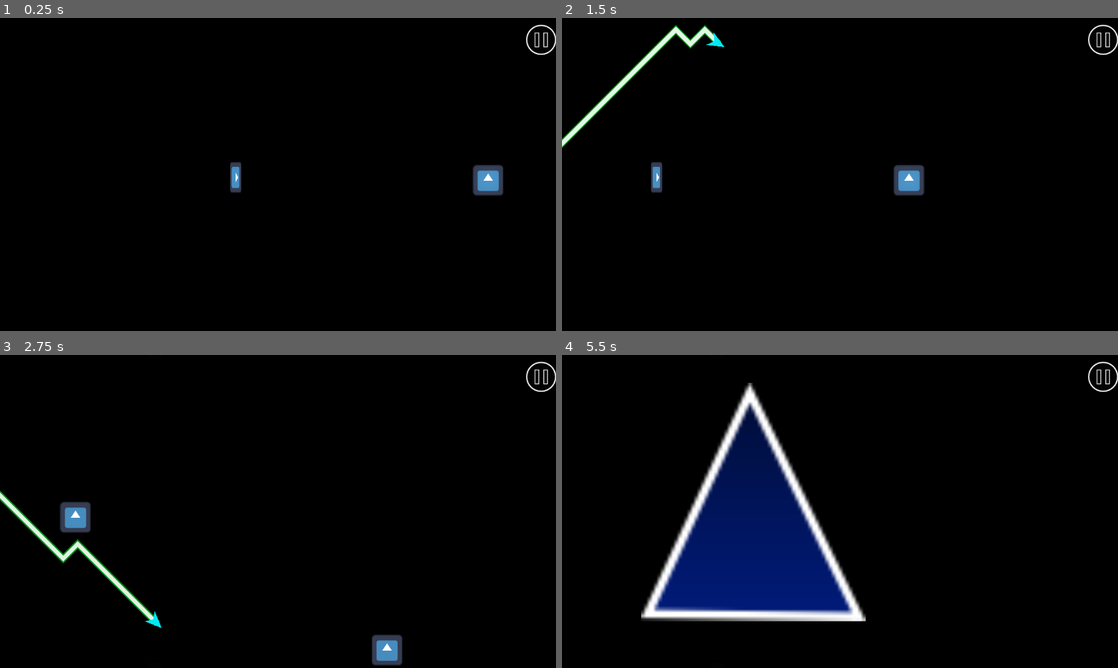
Above: before the commit, frames 1-4 (two rows, left to right).
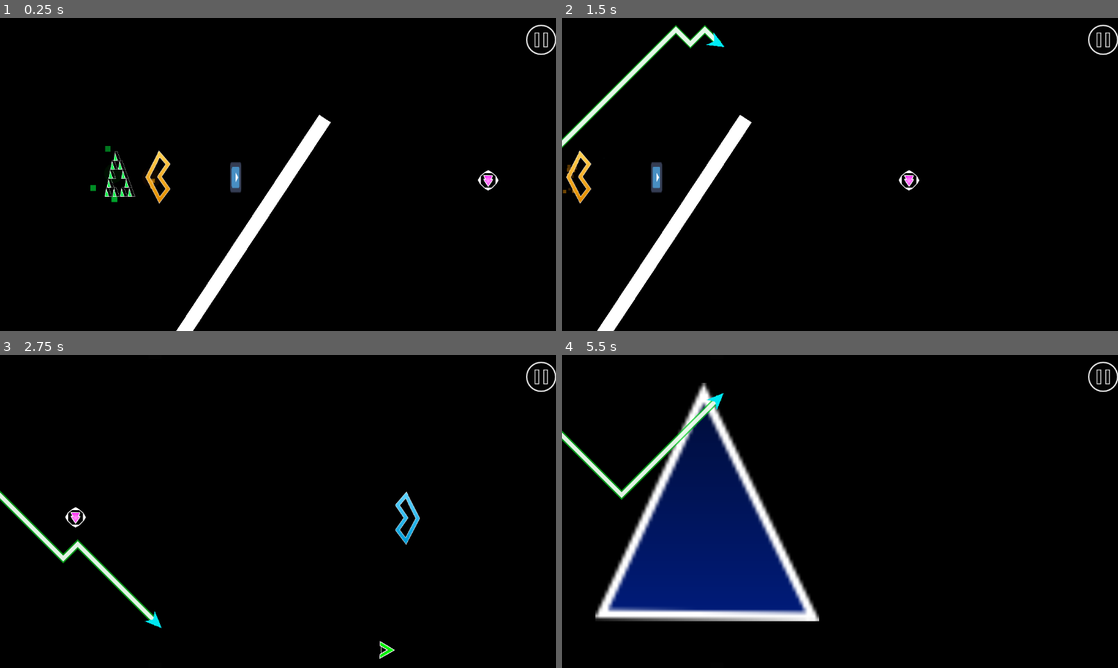
Above: after the commit, the same moments.

Repository: Kosm0-o/waveometry-dash
Game: Godot game, scene res://scenes/game.tscn
The game is run twice, just before and just after one commit, with the same random seed, the same clock (stepped at 60 frames per second) and the same inputs. The engine's default icon, where the game draws it, is replaced by a stand-in: a white triangle on a blue panel in a dark square.
Inputs (mouse positions are in pixels of both pictures, inside the frame that each line leads up to):
- Up to frame 1 (0.25 s): no input
- Up to frame 2 (1.5 s): tap Enter at 0.5 s; move the mouse to (962, 158) at 0.52 s; press the mouse at (962, 158) at 0.53 s; hold Right 0.53-1.28 s; move the mouse to (728, 190) at 1.27 s; release the mouse at (728, 190) at 1.28 s; hold Down from 1.28 s (still down); click (728, 190) at 1.35 s
- Up to frame 3 (2.75 s): move the mouse to (333, 442) at 2.02 s; release Down at 2.03 s; hold Right from 2.03 s (still down); hold ` (ldm) from 2.03 s (still down); click (333, 442) at 2.3 s
- Up to frame 4 (5.5 s): move the mouse to (812, 574) at 2.77 s; release Right at 2.78 s; release ` (ldm) at 2.78 s; hold Up 2.78-3.53 s; tap Alt at 2.85 s; click (812, 574) at 3.05 s; move the mouse to (1006, 558) at 3.52 s; press the mouse at (1006, 558) at 3.53 s; hold Left 3.53-5.03 s; tap Shift at 3.6 s; move the mouse to (673, 464) at 4.27 s; release the mouse at (673, 464) at 4.28 s; click (673, 464) at 4.35 s; move the mouse to (867, 511) at 5.02 s; press the mouse at (867, 511) at 5.03 s; hold Down from 5.03 s (still down)

The runs differ from the first frame. In frame 1, 3.2% of the frame differs, in the area x 16-91%, y 30-100%; in frame 2, 3.0%; in frame 3, 1.4%; in frame 4, 16%, in the area x 0-55%, y 8-86%.

Commit message:
orbs sprites + orbs fix
pushing before trying to fix slopes

Diff:
--- a/scenes/game.tscn
+++ b/scenes/game.tscn
@@ -8,6 +8,7 @@
 [ext_resource type="Script" uid="uid://ditedlujyd1k2" path="res://scripts/gamegui.gd" id="5_kvuet"]
 [ext_resource type="PackedScene" uid="uid://dtqy8g00cuqob" path="res://scenes/spike.tscn" id="6_p57ef"]
 [ext_resource type="Texture2D" uid="uid://b3rl17jtvbpoq" path="res://assets/pausemenuspritesheet.png" id="6_trtic"]
+[ext_resource type="PackedScene" uid="uid://w8nqdwu7crdh" path="res://scenes/sizeportal.tscn" id="7_ca42v"]
 [ext_resource type="PackedScene" uid="uid://de38yi3l0x16g" path="res://scenes/dualportal.tscn" id="8_gee14"]
 [ext_resource type="PackedScene" uid="uid://dcnw2ni1n582x" path="res://scenes/gamemodeportal.tscn" id="9_0tnpc"]
 [ext_resource type="PackedScene" uid="uid://cv8gnfhudm0yc" path="res://scenes/teleportal.tscn" id="11_kvpfn"]
@@ -219,7 +220,7 @@
 
 [node name="Borders" type="Node2D" parent="Map"]
 modulate = Color(1, 1, 1, 0.00784314)
-position = Vector2(-515, 0)
+position = Vector2(-510, 0)
 
 [node name="border" parent="Map/Borders" instance=ExtResource("14_trtic")]
 position = Vector2(0, 655)
@@ -241,11 +242,9 @@
 scale = Vector2(13.87, 13.87)
 
 [node name="dualportal" parent="Map" instance=ExtResource("8_gee14")]
-visible = false
-position = Vector2(1499, 31)
+position = Vector2(200, 18)
 
 [node name="dualportal2" parent="Map" instance=ExtResource("8_gee14")]
-visible = false
 position = Vector2(2937, 31)
 dual = 1
 
@@ -264,10 +263,11 @@
 
 [node name="Orb" parent="Map" instance=ExtResource("13_kvuet")]
 position = Vector2(1566, 24)
+orb = 4
 
 [node name="Orb2" parent="Map" instance=ExtResource("13_kvuet")]
 position = Vector2(2857, 574)
-orb = 5
+orb = 6
 
 [node name="mirrorportal" parent="Map" instance=ExtResource("14_ir15t")]
 visible = false
@@ -278,6 +278,14 @@
 rotation = 1.5708
 pad = 4
 
+[node name="sizeportal" parent="Map" instance=ExtResource("7_ca42v")]
+position = Vector2(43, 0)
+
+[node name="block" parent="Map" instance=ExtResource("14_trtic")]
+position = Vector2(348, 587)
+rotation = 2.15548
+scale = Vector2(33.96, 1)
+
 [connection signal="toggled" from="GUI/PauseMenu/Buttons/HboxContainer/PracticeModeBtn" to="GUI" method="_on_practice_mode_btn_toggled"]
 [connection signal="pressed" from="GUI/PauseMenu/Buttons/HboxContainer/MenuBtn" to="GUI" method="_on_menu_btn_pressed"]
 [connection signal="pressed" from="GUI/PauseMenu/Buttons/HboxContainer/RestartBtn" to="GUI" method="_on_restart_btn_pressed"]
--- a/scenes/orb.tscn
+++ b/scenes/orb.tscn
@@ -1,16 +1,104 @@
-[gd_scene load_steps=5 format=3 uid="uid://fa7xrx36wu6v"]
+[gd_scene load_steps=13 format=3 uid="uid://fa7xrx36wu6v"]
 
-[ext_resource type="Texture2D" uid="uid://ccfbw316dc6xv" path="res://icon.svg" id="1_ktqa0"]
 [ext_resource type="Script" uid="uid://nviuj3ou2t6b" path="res://scripts/orb.gd" id="1_ubfm6"]
+[ext_resource type="Texture2D" uid="uid://bpf2svg517x6b" path="res://assets/orbsspritesheet.png" id="2_ubfm6"]
+
+[sub_resource type="AtlasTexture" id="AtlasTexture_g6cbt"]
+atlas = ExtResource("2_ubfm6")
+region = Rect2(0, 554, 279, 277)
+
+[sub_resource type="AtlasTexture" id="AtlasTexture_vnh3v"]
+atlas = ExtResource("2_ubfm6")
+region = Rect2(0, 0, 279, 277)
+
+[sub_resource type="AtlasTexture" id="AtlasTexture_fguff"]
+atlas = ExtResource("2_ubfm6")
+region = Rect2(837, 0, 279, 277)
+
+[sub_resource type="AtlasTexture" id="AtlasTexture_g1tib"]
+atlas = ExtResource("2_ubfm6")
+region = Rect2(0, 277, 279, 277)
+
+[sub_resource type="AtlasTexture" id="AtlasTexture_gsofs"]
+atlas = ExtResource("2_ubfm6")
+region = Rect2(279, 277, 279, 277)
+
+[sub_resource type="AtlasTexture" id="AtlasTexture_eovkk"]
+atlas = ExtResource("2_ubfm6")
+region = Rect2(558, 277, 279, 277)
+
+[sub_resource type="AtlasTexture" id="AtlasTexture_j4wqc"]
+atlas = ExtResource("2_ubfm6")
+region = Rect2(837, 277, 279, 277)
+
+[sub_resource type="AtlasTexture" id="AtlasTexture_n86rm"]
+atlas = ExtResource("2_ubfm6")
+region = Rect2(558, 0, 279, 277)
 
 [sub_resource type="SpriteFrames" id="SpriteFrames_ubfm6"]
 animations = [{
 "frames": [{
 "duration": 1.0,
-"texture": ExtResource("1_ktqa0")
+"texture": SubResource("AtlasTexture_g6cbt")
 }],
 "loop": false,
-"name": &"default",
+"name": &"blue",
+"speed": 0.0
+}, {
+"frames": [{
+"duration": 1.0,
+"texture": SubResource("AtlasTexture_vnh3v")
+}],
+"loop": false,
+"name": &"dash",
+"speed": 0.0
+}, {
+"frames": [{
+"duration": 1.0,
+"texture": SubResource("AtlasTexture_fguff")
+}],
+"loop": false,
+"name": &"drop",
+"speed": 0.0
+}, {
+"frames": [{
+"duration": 1.0,
+"texture": SubResource("AtlasTexture_g1tib")
+}],
+"loop": false,
+"name": &"pink",
+"speed": 0.0
+}, {
+"frames": [{
+"duration": 1.0,
+"texture": SubResource("AtlasTexture_gsofs")
+}],
+"loop": false,
+"name": &"pinkdash",
+"speed": 0.0
+}, {
+"frames": [{
+"duration": 1.0,
+"texture": SubResource("AtlasTexture_eovkk")
+}],
+"loop": false,
+"name": &"red",
+"speed": 0.0
+}, {
+"frames": [{
+"duration": 1.0,
+"texture": SubResource("AtlasTexture_j4wqc")
+}],
+"loop": false,
+"name": &"spider",
+"speed": 0.0
+}, {
+"frames": [{
+"duration": 1.0,
+"texture": SubResource("AtlasTexture_n86rm")
+}],
+"loop": false,
+"name": &"yellow",
 "speed": 0.0
 }]
 
@@ -18,11 +106,13 @@
 size = Vector2(147, 148)
 
 [node name="Orb" type="Area2D"]
+scale = Vector2(0.8, 0.8)
 collision_layer = 2
 script = ExtResource("1_ubfm6")
 
 [node name="AnimatedSprite2D" type="AnimatedSprite2D" parent="."]
 sprite_frames = SubResource("SpriteFrames_ubfm6")
+animation = &"blue"
 
 [node name="CollisionShape2D" type="CollisionShape2D" parent="."]
 position = Vector2(1.5, 0)
--- a/scripts/orb.gd
+++ b/scripts/orb.gd
@@ -44,7 +44,7 @@
 var p
 
 func _ready() -> void:
-	pass
+	$AnimatedSprite2D.play(orb_data[orb].name)
 
 func _process(delta: float) -> void:
 	var getp = get_overlapping_bodies()
@@ -61,12 +61,15 @@
 				getp.front().angle *= orb_data[orb].angle_mult
 
 			ORBS.DASH, ORBS.PINKDASH:
-				p = getp.front()
-	if p != null:
-		var m : int = 1 if orb == ORBS.DASH else -1
-		if Input.is_action_pressed("click"):
-			p.dashing = true
-		else:
-			p.angle *= m
-			p.dashing = false
-			p = null
+				var m : int = 1 if orb == ORBS.DASH else -1
+				getp.front().dashing.active = true
+				getp.front().dashing.mult = m
+		size_tween()
+
+
+func size_tween():
+	var tween = create_tween().set_ease(Tween.EASE_IN).set_trans(Tween.TRANS_CUBIC)
+	var og_scale = scale
+	tween.tween_property(self, "scale", Vector2.ONE, 0.2)
+	tween.tween_property(self, "scale", og_scale, 0.2)
+	await tween.finished
--- a/scripts/player.gd
+++ b/scripts/player.gd
@@ -21,7 +21,7 @@
 const respawn_cooldown : float = 0.4
 var y_boost : float = 0.0 # for jump pads
 var orbing : bool = false
-var dashing : bool = false
+var dashing : Dictionary = {"active": false, "mult": 1.0}
 var downsliding : bool = false
 var upsliding : bool = false
 
@@ -52,8 +52,12 @@
 			modulate.a = 1
 			respawn_timer = 0.0
 
-	if orbing or dashing:
+	if orbing or dashing.active:
 		dir = 0
+		if dashing.active:
+			if not Input.is_action_pressed("click"):
+				angle *= dashing.mult
+				dashing.active = false
 	elif not (flux or stairsmaster.active or ricochet.active):
 		dir = -1 if Input.is_action_pressed("click") else 1
 		dir = dir * -1 if dual else dir
@@ -125,7 +129,7 @@
 
 
 	if upsliding or downsliding:
-		move = move.normalized() * speed * speedmod * 1.15
+		move = move.normalized() * speed * speedmod
 
 	velocity = move
 
Binary file added: assets/orbsspritesheet.png
Not shown, added: assets/orbsspritesheet.png.import
Not shown: 1 places in scenes/game.tscn that only renumber resources
